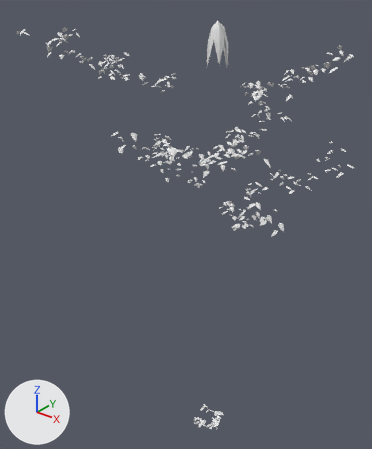
Renders of the OBJ model game/assets/models/plants/SM_Plant_CeibaYoung_Canopy_LOD1.obj from each side of a commit.
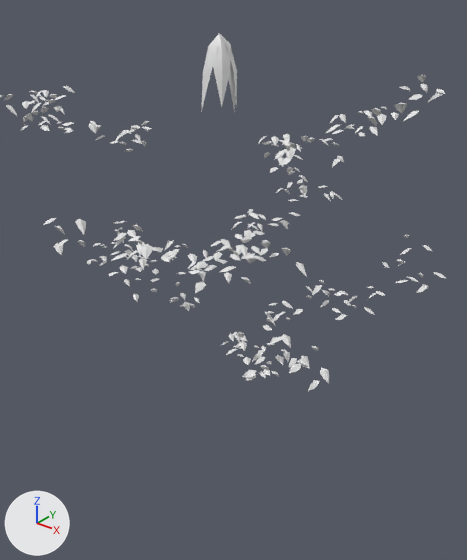
Each version is shown whole from a camera (50 mm lens) standing at (16.7, -23.5, 30.1) and looking at (-1.9, -0.2, 15.6), then close up on the part from 23% to 99% of the width and 0% to 75% of the height. Every picture has the same lights, and +X, +Y and +Z are marked at lower left. The last two pictures show the newer version. Materials are left out; every surface is plain grey. Where no turn or scale is listed for an object, it has been applied to the vertices. Vertices at exactly the same position are counted once.

The first close-up shows 'SM_Plant_CeibaYoung_Canopy_LOD1'.
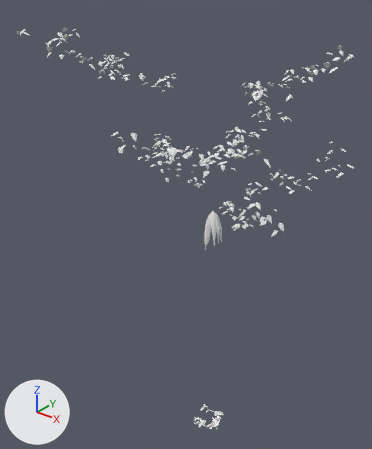
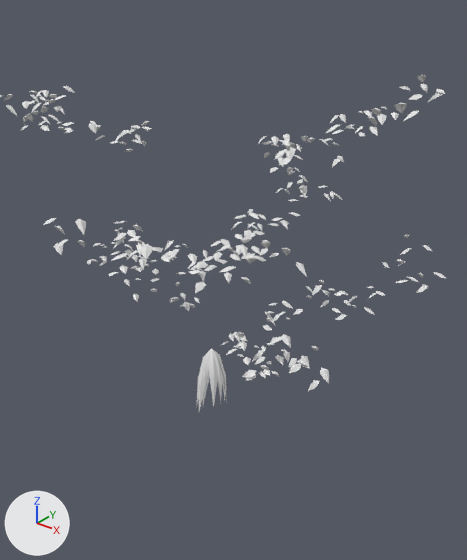
Changed parts and their boxes (x1, y1, x2, y2) in the close-ups (467 x 560 px):
'SM_Plant_CeibaYoung_Canopy_LOD1', reshaped: before (0, 34, 446, 391); after (0, 75, 446, 412)
part 1 of me_sm_plant_ceibayoung_canopy_lod1, added: after (196, 348, 226, 412)
part 2 of me_sm_plant_ceibayoung_canopy_lod1, deleted: before (201, 34, 237, 113)

What changed in the scene script:
```text
Change me_sm_plant_ceibayoung_canopy_lod1:
    used by ob_sm_plant_ceibayoung_canopy_lod1; location = (0.0, 0.0, 0.0)
    remove me_sm_plant_ceibayoung_canopy_lod1.from_pydata(...)  # 3145 vertices, 3102 faces; spans x -9.7..7.6, y -8.3..7.0, z -0.1..27.9
    add me_sm_plant_ceibayoung_canopy_lod1.from_pydata(...)  # 3173 vertices, 3134 faces; spans x -9.7..7.6, y -8.3..7.0, z -0.1..27.5
    me_sm_plant_ceibayoung_canopy_lod1 part 1: a new loose piece of 57 vertices spanning x -0.4..0.6, y -0.7..0.7, z 14.6..17.1
    me_sm_plant_ceibayoung_canopy_lod1 part 2: the loose piece of 29 vertices spanning x -0.4..0.5, y -0.5..0.7, z 25.4..27.9 is deleted
```
